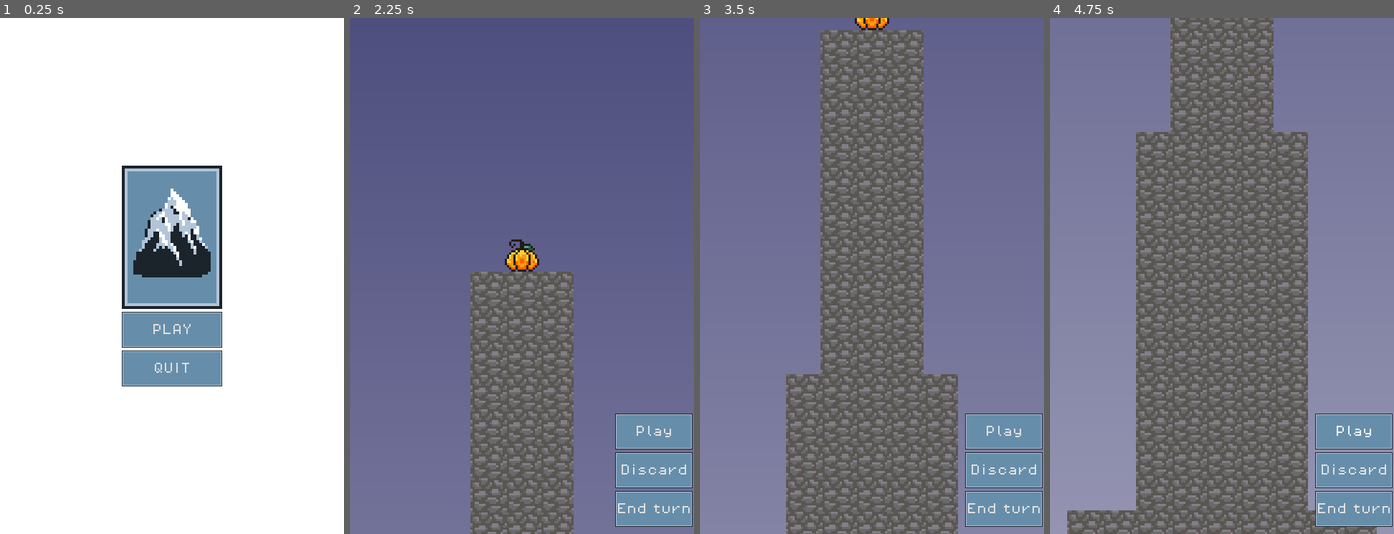
Above: before the commit, frames 1-4 (left to right).
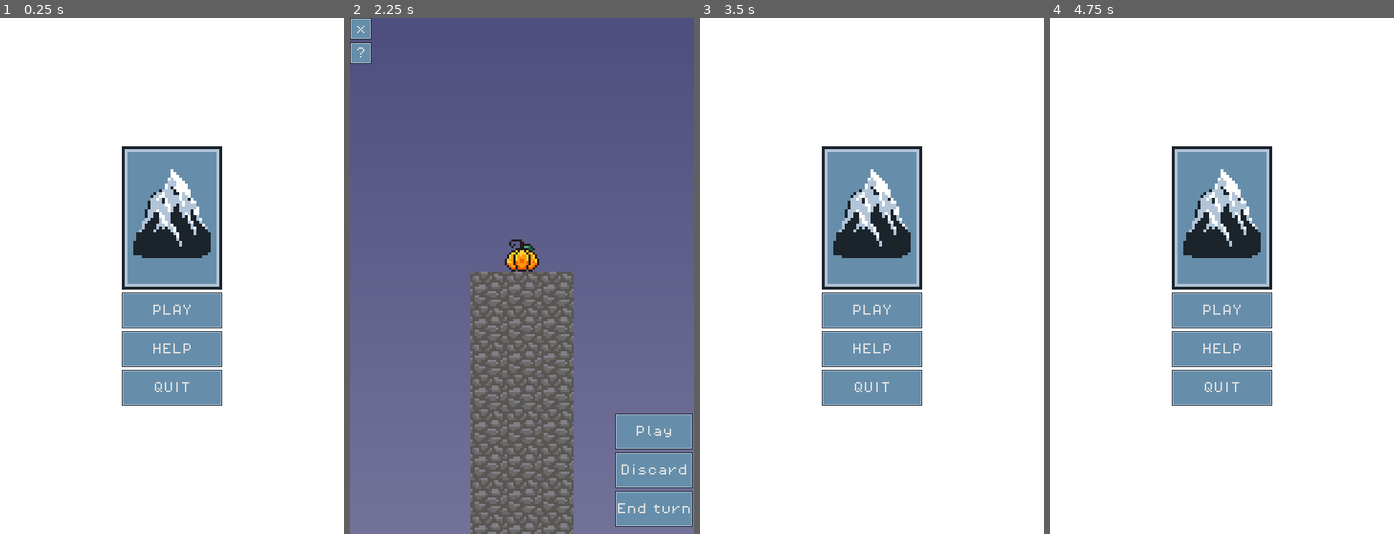
Above: after the commit, the same moments.

Repository: cbouwense/Scale-the-Summit
Game: Godot game, scene res://scenes/main_menu.tscn
Same seed, same stepped clock (60 frames per second), same inputs: the game is played once before the commit and once after it.
Inputs (mouse positions are in pixels of both pictures, inside the frame that each line leads up to):
- Up to frame 1 (0.25 s): no input
- Up to frame 2 (2.25 s): click (522, 348) at 0.5 s, where only the run after the commit has a clickable "HELP"; click (652, 177) at 1.25 s, where only the run after the commit has a clickable "x"; click "PLAY" at 2 s
- Up to frame 3 (3.5 s): click (710, 28) at 2.75 s, where only the run after the commit has a clickable "x"
- Up to frame 4 (4.75 s): click (1352, 430) at 3.5 s, where only the run before the commit has a clickable "Play"; click (1352, 430) at 4.25 s, where only the run before the commit has a clickable "Play"

The runs differ from the first frame. In frame 1, 7.3% of the frame differs, in the area x 35-65%, y 24-76%; in frame 2, 0.5%; in frame 3, 100%, in the area x 0-100%, y 0-100%; in frame 4, 100%.

Commit message:
Added help screen Added buttons for exit and help

Diff:
--- a/resources/main_theme.tres
+++ b/resources/main_theme.tres
@@ -69,3 +69,4 @@
 Button/styles/hover = SubResource("StyleBoxTexture_i31qa")
 Button/styles/normal = SubResource("StyleBoxTexture_ne8lf")
 Button/styles/pressed = SubResource("StyleBoxTexture_06ydm")
+Label/styles/normal = SubResource("StyleBoxTexture_ne8lf")
--- a/scenes/card.tscn
+++ b/scenes/card.tscn
@@ -11,6 +11,10 @@
 [sub_resource type="AtlasTexture" id="AtlasTexture_30w7k"]
 atlas = ExtResource("1_4p7o3")
 region = Rect2(70, 0, 35, 50)
+
+[sub_resource type="StyleBoxEmpty" id="StyleBoxEmpty_ym06p"]
+
+[sub_resource type="StyleBoxEmpty" id="StyleBoxEmpty_yb1bf"]
 
 [node name="CardUp" type="TextureButton"]
 custom_minimum_size = Vector2(70, 100)
@@ -30,6 +34,7 @@
 grow_horizontal = 2
 grow_vertical = 2
 theme = ExtResource("1_vyg4n")
+theme_override_styles/normal = SubResource("StyleBoxEmpty_ym06p")
 text = "^"
 horizontal_alignment = 1
 vertical_alignment = 1
@@ -44,6 +49,7 @@
 grow_horizontal = 2
 grow_vertical = 2
 theme = ExtResource("1_vyg4n")
+theme_override_styles/normal = SubResource("StyleBoxEmpty_yb1bf")
 horizontal_alignment = 2
 
 [connection signal="button_down" from="." to="." method="_on_button_down"]
--- a/scenes/game.tscn
+++ b/scenes/game.tscn
@@ -243,6 +243,24 @@
 grow_horizontal = 2
 grow_vertical = 2
 
+[node name="VBoxContainer2" type="VBoxContainer" parent="CardManager/MarginContainer"]
+layout_mode = 2
+size_flags_vertical = 0
+
+[node name="ExitButton" type="Button" parent="CardManager/MarginContainer/VBoxContainer2"]
+custom_minimum_size = Vector2(30, 30)
+layout_mode = 2
+size_flags_horizontal = 0
+theme = ExtResource("10_01yge")
+text = "x"
+
+[node name="HelpButton" type="Button" parent="CardManager/MarginContainer/VBoxContainer2"]
+custom_minimum_size = Vector2(30, 30)
+layout_mode = 2
+size_flags_horizontal = 0
+theme = ExtResource("10_01yge")
+text = "?"
+
 [node name="VBoxContainer" type="VBoxContainer" parent="CardManager/MarginContainer"]
 layout_mode = 2
 size_flags_vertical = 8
@@ -670,6 +688,8 @@
 grow_vertical = 2
 texture = SubResource("GradientTexture2D_rjc4s")
 
+[connection signal="button_down" from="CardManager/MarginContainer/VBoxContainer2/ExitButton" to="." method="_on_exit_button_button_down"]
+[connection signal="button_down" from="CardManager/MarginContainer/VBoxContainer2/HelpButton" to="." method="_on_help_button_button_down"]
 [connection signal="button_up" from="CardManager/MarginContainer/VBoxContainer/MarginContainer/MainStuff/HBoxContainer/PlayCards" to="CardManager/MarginContainer/VBoxContainer/MarginContainer/MainStuff/HBoxContainer/PlayCards" method="_on_button_up"]
 [connection signal="button_up" from="CardManager/MarginContainer/VBoxContainer/MarginContainer/MainStuff/HBoxContainer/DiscardCards" to="CardManager/MarginContainer/VBoxContainer/MarginContainer/MainStuff/HBoxContainer/DiscardCards" method="_on_button_up"]
 [connection signal="button_up" from="CardManager/MarginContainer/VBoxContainer/MarginContainer/MainStuff/HBoxContainer/EndTurn" to="CardManager/MarginContainer/VBoxContainer/MarginContainer/MainStuff/HBoxContainer/EndTurn" method="_on_button_up"]
--- /dev/null
+++ b/scenes/help_screen.tscn
@@ -0,0 +1,59 @@
+[gd_scene load_steps=3 format=3 uid="uid://chiu8mymq10ex"]
+
+[ext_resource type="Script" path="res://scripts/help_screen.gd" id="1_6krhj"]
+[ext_resource type="Theme" uid="uid://gl5sre36a7ms" path="res://resources/main_theme.tres" id="1_8vq7v"]
+
+[node name="HelpScreen" type="Control"]
+layout_mode = 3
+anchors_preset = 15
+anchor_right = 1.0
+anchor_bottom = 1.0
+grow_horizontal = 2
+grow_vertical = 2
+script = ExtResource("1_6krhj")
+
+[node name="Label" type="Label" parent="."]
+layout_mode = 1
+anchors_preset = 8
+anchor_left = 0.5
+anchor_top = 0.5
+anchor_right = 0.5
+anchor_bottom = 0.5
+offset_left = -20.0
+offset_top = -11.5
+offset_right = 20.0
+offset_bottom = 11.5
+grow_horizontal = 2
+grow_vertical = 2
+theme = ExtResource("1_8vq7v")
+theme_override_font_sizes/font_size = 16
+text = "Help:
+
+Select any number of cards
+to either play or discard.
+
+Playing cards will discard
+them and move the player
+
+You may discard once per turn
+to discard and draw the number
+of selected cards
+
+When a new turn begins draw
+back to five cards
+
+Reach the top!"
+
+[node name="ExitButton" type="Button" parent="Label"]
+custom_minimum_size = Vector2(30, 30)
+layout_mode = 1
+anchors_preset = 1
+anchor_left = 1.0
+anchor_right = 1.0
+offset_left = -4.0
+offset_bottom = 4.0
+grow_horizontal = 0
+theme = ExtResource("1_8vq7v")
+text = "x"
+
+[connection signal="button_down" from="Label/ExitButton" to="." method="_on_exit_button_button_down"]
--- a/scenes/main_menu.tscn
+++ b/scenes/main_menu.tscn
@@ -50,6 +50,12 @@
 theme = ExtResource("1_e0gm0")
 text = "PLAY"
 
+[node name="HelpButton" type="Button" parent="VBoxContainer"]
+custom_minimum_size = Vector2(140, 50)
+layout_mode = 2
+theme = ExtResource("1_e0gm0")
+text = "HELP"
+
 [node name="QuitButton" type="Button" parent="VBoxContainer"]
 custom_minimum_size = Vector2(140, 50)
 layout_mode = 2
@@ -57,4 +63,5 @@
 text = "QUIT"
 
 [connection signal="button_down" from="VBoxContainer/PlayButton" to="." method="_on_play_button_button_down"]
+[connection signal="button_down" from="VBoxContainer/HelpButton" to="." method="_on_help_button_button_down"]
 [connection signal="button_down" from="VBoxContainer/QuitButton" to="." method="_on_quit_button_button_down"]
--- a/scripts/game.gd
+++ b/scripts/game.gd
@@ -16,6 +16,7 @@
 #@onready var intro_path_follow: PathFollow2D
 
 var result_scene = preload("res://scenes/result_screen.tscn")
+var help_scene = preload("res://scenes/help_screen.tscn")
 
 var is_intro_running = true
 
@@ -57,3 +58,12 @@
 	var result_instance = result_scene.instantiate()
 	result_instance.result = "YOU WIN"
 	card_manager.add_child(result_instance)
+
+
+func _on_help_button_button_down():
+	var help_instance = help_scene.instantiate()
+	card_manager.add_child(help_instance)
+
+
+func _on_exit_button_button_down():
+	get_tree().change_scene_to_file("res://scenes/main_menu.tscn")
--- /dev/null
+++ b/scripts/help_screen.gd
@@ -0,0 +1,5 @@
+extends Control
+
+
+func _on_exit_button_button_down():
+	queue_free()
--- a/scripts/main_menu.gd
+++ b/scripts/main_menu.gd
@@ -1,4 +1,6 @@
 extends Control
+
+var help_scene = preload("res://scenes/help_screen.tscn")
 
 func _input(event):
 	if event.is_action_pressed("escape"):
@@ -9,3 +11,8 @@
 
 func _on_quit_button_button_down():
 	get_tree().quit()
+
+
+func _on_help_button_button_down():
+	var help_instance = help_scene.instantiate()
+	add_child(help_instance)
Not shown: 1 places in scenes/card.tscn that only renumber resources
